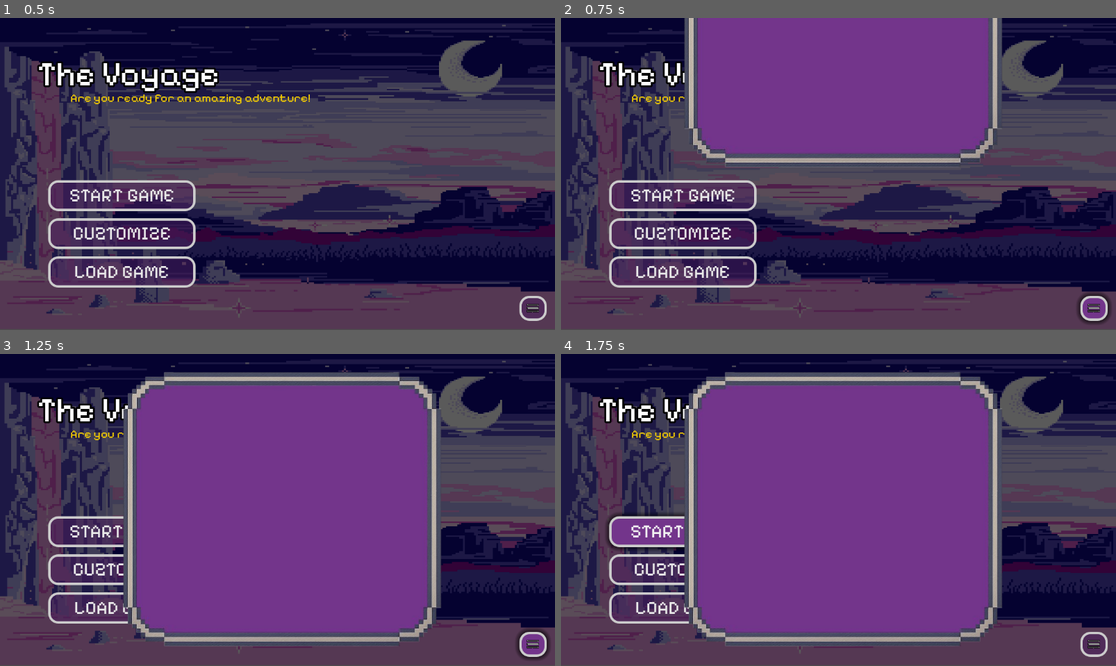
Above: before the commit, frames 1-4 (two rows, left to right).
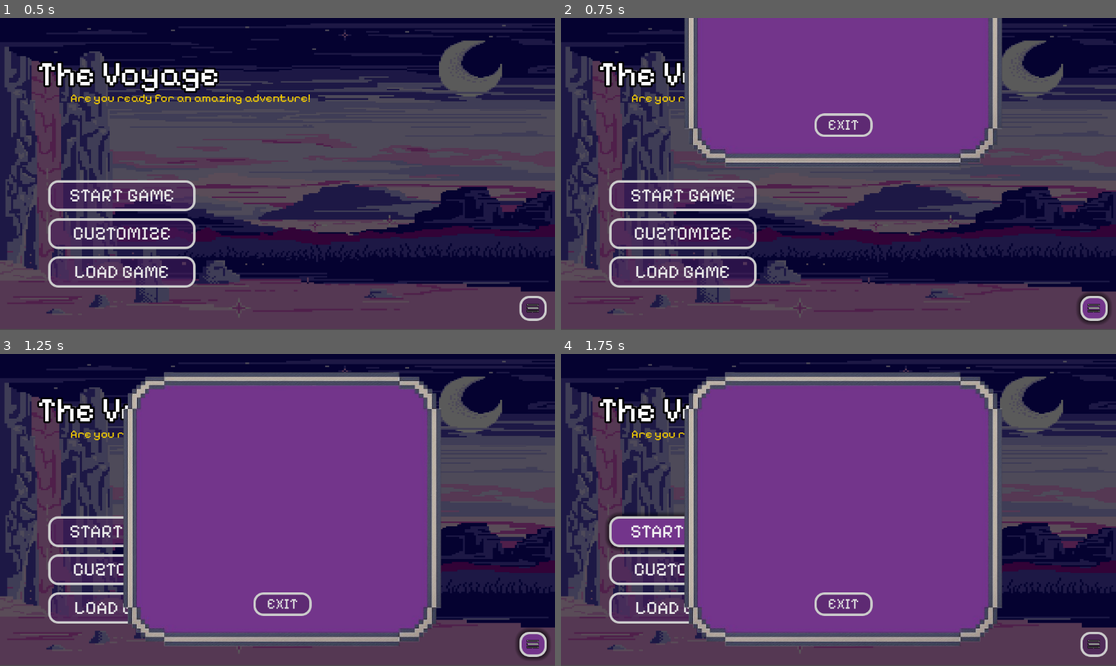
Above: after the commit, the same moments.

Repository: Sh4y-Cormac/MINI-IT-PROJECT-2-10
Game: Godot game, scene res://GUI Stuff/StartMenu.tscn
Two runs of this game, one before a commit and one after it. Both use one fixed random seed, a clock stepped at 60 frames per second and the inputs below.
Inputs (mouse positions are in pixels of both pictures, inside the frame that each line leads up to):
- Up to frame 1 (0.5 s): no input
- Up to frame 2 (0.75 s): click (1093, 308) at 0.5 s
- Up to frame 3 (1.25 s): no input
- Up to frame 4 (1.75 s): click "START GAME" at 1.25 s

Frame 1 is identical in both runs. In frame 2, 0.3% of the frame differs, in the area x 45-57%, y 30-39%; in frame 3, 0.3%, in the area x 45-57%, y 76-84%; in frame 4, 0.3%.

Commit message:
Start Menu
Code Rewrite / Added Exit Button

Diff:
--- a/GUI Stuff/StartMenu.tscn
+++ b/GUI Stuff/StartMenu.tscn
@@ -48,6 +48,35 @@
 corner_radius_top_right = 20
 corner_radius_bottom_right = 20
 corner_radius_bottom_left = 20
+
+[sub_resource type="StyleBoxEmpty" id="StyleBoxEmpty_515jg"]
+
+[sub_resource type="Animation" id="Animation_rojxm"]
+length = 0.001
+tracks/0/type = "value"
+tracks/0/imported = false
+tracks/0/enabled = true
+tracks/0/path = NodePath("Options Menu:position")
+tracks/0/interp = 1
+tracks/0/loop_wrap = true
+tracks/0/keys = {
+"times": PackedFloat32Array(0),
+"transitions": PackedFloat32Array(1),
+"update": 0,
+"values": [Vector2(246, 38)]
+}
+tracks/1/type = "value"
+tracks/1/imported = false
+tracks/1/enabled = true
+tracks/1/path = NodePath("Options Menu:visible")
+tracks/1/interp = 1
+tracks/1/loop_wrap = true
+tracks/1/keys = {
+"times": PackedFloat32Array(0),
+"transitions": PackedFloat32Array(1),
+"update": 1,
+"values": [false]
+}
 
 [sub_resource type="Animation" id="Animation_515jg"]
 resource_name = "hide_feedback"
@@ -77,33 +106,6 @@
 "values": [true, false]
 }
 
-[sub_resource type="Animation" id="Animation_rojxm"]
-length = 0.001
-tracks/0/type = "value"
-tracks/0/imported = false
-tracks/0/enabled = true
-tracks/0/path = NodePath("Options Menu:position")
-tracks/0/interp = 1
-tracks/0/loop_wrap = true
-tracks/0/keys = {
-"times": PackedFloat32Array(0),
-"transitions": PackedFloat32Array(1),
-"update": 0,
-"values": [Vector2(246, 38)]
-}
-tracks/1/type = "value"
-tracks/1/imported = false
-tracks/1/enabled = true
-tracks/1/path = NodePath("Options Menu:visible")
-tracks/1/interp = 1
-tracks/1/loop_wrap = true
-tracks/1/keys = {
-"times": PackedFloat32Array(0),
-"transitions": PackedFloat32Array(1),
-"update": 1,
-"values": [false]
-}
-
 [sub_resource type="Animation" id="Animation_nvfa3"]
 resource_name = "show_feedback"
 length = 0.5
@@ -295,6 +297,27 @@
 patch_margin_right = 59
 patch_margin_bottom = 55
 
+[node name="Exit Button" type="Button" parent="Options Menu"]
+layout_mode = 1
+anchors_preset = 8
+anchor_left = 0.5
+anchor_top = 0.5
+anchor_right = 0.5
+anchor_bottom = 0.5
+offset_left = -60.0
+offset_top = 173.0
+offset_right = 61.0
+offset_bottom = 222.0
+grow_horizontal = 2
+grow_vertical = 2
+theme_override_fonts/font = ExtResource("2_aeyej")
+theme_override_font_sizes/font_size = 30
+theme_override_styles/focus = SubResource("StyleBoxEmpty_515jg")
+theme_override_styles/hover = SubResource("StyleBoxFlat_hif8q")
+theme_override_styles/pressed = SubResource("StyleBoxFlat_aeyej")
+theme_override_styles/normal = SubResource("StyleBoxFlat_8s7a6")
+text = "EXIT"
+
 [node name="AnimationPlayer" type="AnimationPlayer" parent="."]
 libraries = {
 &"": SubResource("AnimationLibrary_bos1j")
@@ -303,8 +326,10 @@
 [connection signal="mouse_entered" from="VBoxContainer/Start Button" to="." method="_on_start_button_mouse_entered"]
 [connection signal="mouse_entered" from="VBoxContainer/Customise Button" to="." method="_on_customise_button_mouse_entered"]
 [connection signal="mouse_entered" from="VBoxContainer/Load Button" to="." method="_on_load_button_mouse_entered"]
+[connection signal="mouse_entered" from="Feedback Button" to="." method="_on_button_4_mouse_entered"]
 [connection signal="mouse_entered" from="Feedback Button" to="." method="_on_button_2_mouse_entered"]
-[connection signal="mouse_entered" from="Feedback Button" to="." method="_on_button_4_mouse_entered"]
 [connection signal="pressed" from="Feedback Button" to="." method="_on_feedback_button_pressed"]
 [connection signal="pressed" from="Feedback Button" to="." method="_on_button_2_pressed"]
 [connection signal="pressed" from="Feedback Button" to="." method="_on_button_4_pressed"]
+[connection signal="mouse_entered" from="Options Menu/Exit Button" to="." method="_on_exit_button_mouse_entered"]
+[connection signal="pressed" from="Options Menu/Exit Button" to="." method="_on_exit_button_pressed"]
--- a/GUI Stuff/start_menu.gd
+++ b/GUI Stuff/start_menu.gd
@@ -4,8 +4,12 @@
 
 @export var animation_player : AnimationPlayer
 
-func hide_and_show(first : String):
+func show_animation (first : String):
 	animation_player.play("show_" + first)
+
+func hide_animation (first : String):
+	animation_player.play("hide_" + first)
+
 
 enum STATE { FEEDBACK }
 
@@ -13,8 +17,7 @@
 func _on_feedback_button_pressed() -> void:
 	STATE.FEEDBACK
 	$"Clicking And Hovering".play()
-	hide_and_show("feedback")
-
+	show_animation("feedback")
 
 func _on_start_button_mouse_entered() -> void:
 	$"Clicking And Hovering".play()
@@ -24,3 +27,9 @@
 
 func _on_load_button_mouse_entered() -> void:
 	$"Clicking And Hovering".play()
+
+func _on_exit_button_mouse_entered() -> void:
+	$"Clicking And Hovering".play()
+
+func _on_exit_button_pressed() -> void:
+	hide_animation("feedback")
Not shown: 1 places in GUI Stuff/StartMenu.tscn that only renumber resources
